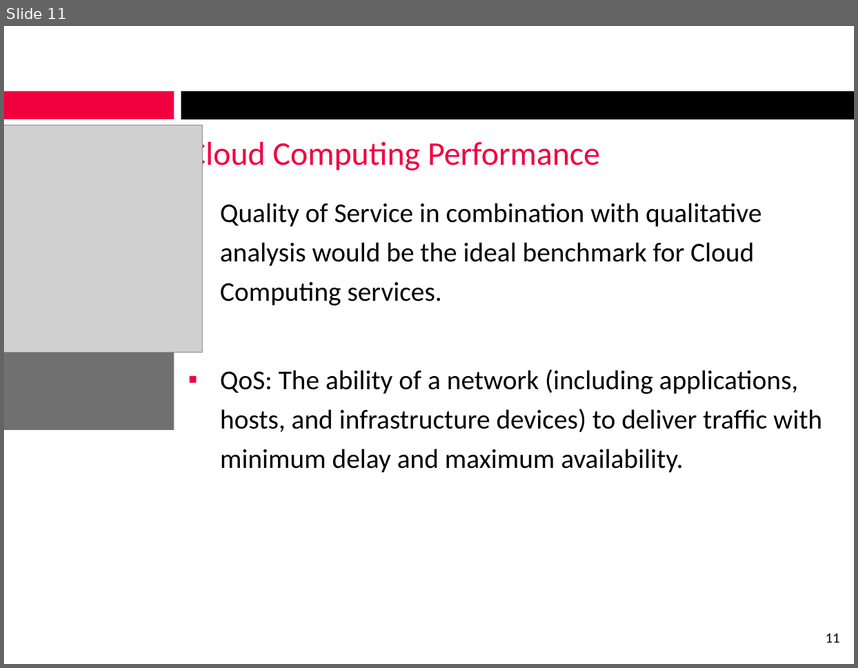
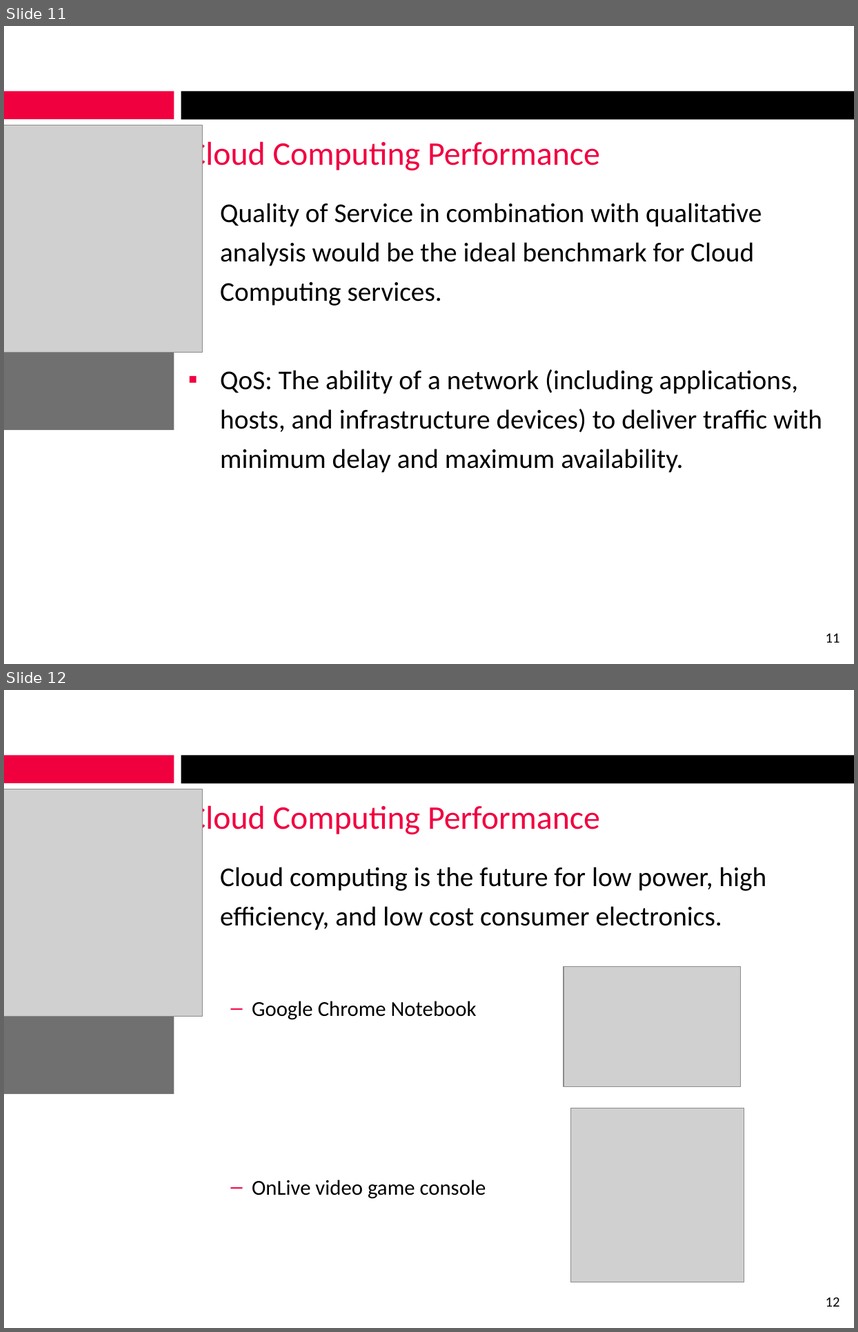
Before and after one commit to alexcraig/Sysc4806-Alarm-System, a slide deck: presentation_slides/Slides_MichailG.pptx. Shown one above the other, each under a label of ours: slide 11 before the commit, slides 11 and 12 after it. The pictures are 858x668 and 858x1332 pixels, drawn with LibreOffice and Linux fonts; fonts in the diff are those of the drawing; grey boxes stand for pictures; background and template pictures are left out. Boxes give left, top, right and bottom in pixels: in the first picture for what was removed or moved away, otherwise in the second. Text is boxed around its words. In the diff, an @@ line names an element or a change of style, - is before the commit and + after.

```diff
--- a/presentation_slides/Slides_MichailG.pptx
+++ b/presentation_slides/Slides_MichailG.pptx
@@ slide 12 added at (4, 690, 854, 1328), background #FFFFFF; not listed: 3 template elements that a slide beside it also shows @@
@@ picture added at (4, 789, 203, 1016) @@
@@ title added at (188, 801, 600, 837), 28 pt, text #F10040 @@
+Cloud Computing Performance
@@ text added at (220, 867, 766, 1199), 23 pt, text #000000 @@
+▪ Cloud computing is the future for low power, high efficiency, and low cost consumer electronics.
+  – Google Chrome Notebook
+  – OnLive video game console
@@ picture added at (564, 966, 740, 1087) @@
@@ picture added at (571, 1108, 744, 1281) @@
@@ page number added at (826, 1297, 840, 1306), 12 pt, text #000000 @@
+12
```
Also in this commit, not shown: 3 slides changed, 1 other slide added.
